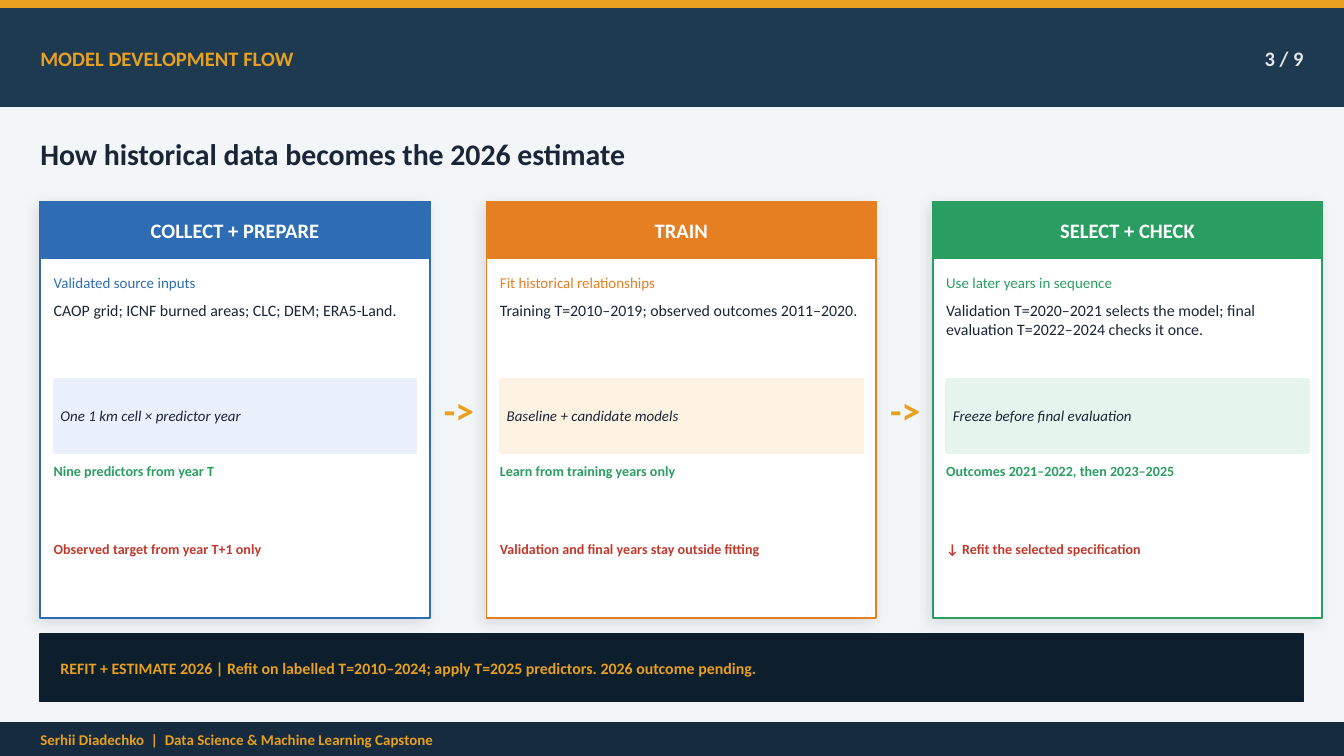
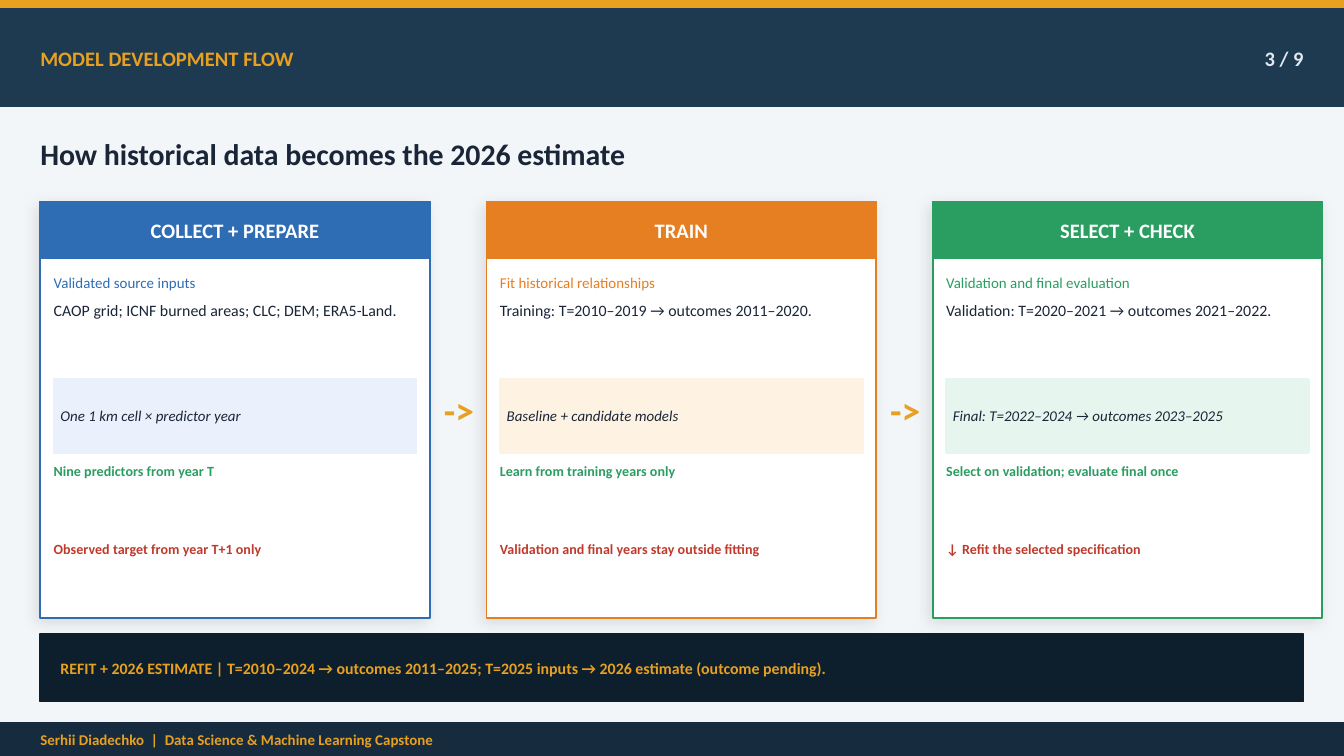
Before and after one commit to serhii-diadechko-git/wildfire_property_screening_portugal, a slide deck: slide 3 of reports/presentation/wildfire_exposure_screening_capstone_final.pptx. Drawn at 1344x756 pixels with LibreOffice and Linux fonts; fonts in the diff are those of the drawing. Boxes give left, top, right and bottom in pixels: in the first picture for what was removed or moved away, otherwise in the second. Text is boxed around its words. In the diff, an @@ line names an element or a change of style, - is before the commit and + after.

Commit message:
Clarify model development, evaluation, and operational refit stages.

```diff
--- a/reports/presentation/wildfire_exposure_screening_capstone_final.pptx
+++ b/reports/presentation/wildfire_exposure_screening_capstone_final.pptx
@@ text at box(946, 277, 1129, 288): text changed @@
-Use later years in sequence
+Validation and final evaluation
@@ text at box(500, 305, 812, 319): text changed @@
-Training T=2010–2019; observed outcomes 2011–2020.
+Training: T=2010–2019 → outcomes 2011–2020.
@@ text at box(946, 305, 1271, 316): text changed @@
-Validation T=2020–2021 selects the model; final evaluation T=2022–2024 checks it once.
+Validation: T=2020–2021 → outcomes 2021–2022.
@@ text at box(953, 410, 1223, 421): text changed @@
-Freeze before final evaluation
+Final: T=2022–2024 → outcomes 2023–2025
@@ text at box(946, 466, 1178, 478): text changed @@
-Outcomes 2021–2022, then 2023–2025
+Select on validation; evaluate final once
@@ text at box(60, 662, 826, 677): text changed @@
-REFIT + ESTIMATE 2026 | Refit on labelled T=2010–2024; apply T=2025 predictors. 2026 outcome pending.
+REFIT + 2026 ESTIMATE | T=2010–2024 → outcomes 2011–2025; T=2025 inputs → 2026 estimate (outcome pending).
```
Also in this commit, not shown: 2 other slides changed, 5 other files.
